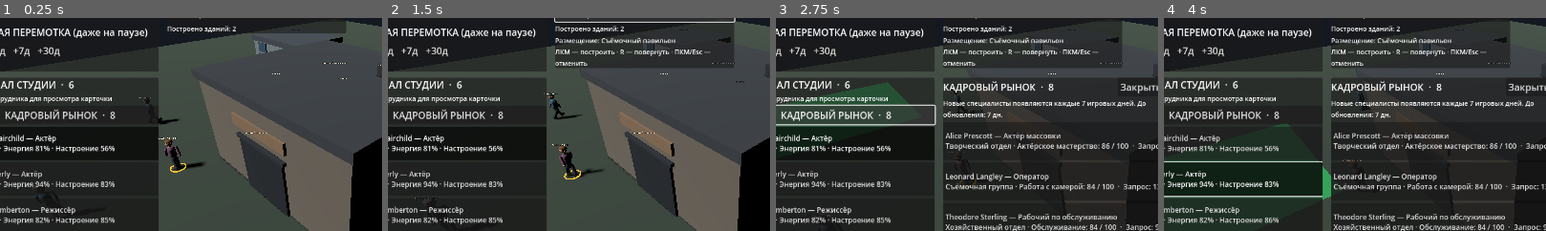
Above: before the commit, frames 1-4 (left to right).
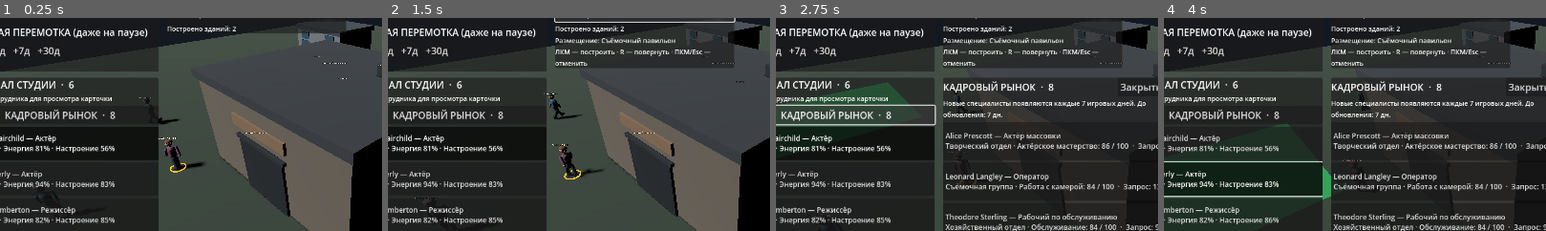
Above: after the commit, the same moments.

Repository: Teft3lb/MovieStudio
Game: Godot game, scene res://scenes/main.tscn
Two runs of this game, one before a commit and one after it. Both use one fixed random seed, a clock stepped at 60 frames per second and the inputs below.
Inputs:
- Up to frame 1 (0.25 s): no input
- Up to frame 2 (1.5 s): click "Построить сценарный отдел" at 0.5 s; click "Построить съёмочный павильон" at 1.25 s
- Up to frame 3 (2.75 s): click "КАДРОВЫЙ РЫНОК · 8" at 2 s
- Up to frame 4 (4 s): click "Beatrice Fairchild — Актёр На…" at 2.75 s; click "Alice Waverly — Актёр На смен…" at 3.5 s
The pictures show only the part of the screen within x 6-56%, y 16-66%; the shares and areas given below are measured in that part.

The runs differ from the first frame. In frame 1, 1.1% of the frame differs, in the area x 66-98%, y 3-27%; in frame 2, 0.7%; in frame 3, 0.7%; in frame 4, 0.7%.

Commit message:
fix: keep starter building clear of employee patrol routes

Diff:
--- a/scripts/presentation/studio/studio_building_manager.gd
+++ b/scripts/presentation/studio/studio_building_manager.gd
@@ -21,7 +21,7 @@
 )
 
 const GRID_SIZE: float = 2.0
-const SCRIPT_DEPARTMENT_START_POSITION: Vector3 = Vector3(-14.0, 0.0, -8.0)
+const SCRIPT_DEPARTMENT_START_POSITION: Vector3 = Vector3(-16.0, 0.0, -16.0)
 const SOUND_STAGE_START_POSITION: Vector3 = Vector3(0.0, 0.0, 0.0)
 const REQUIRED_STAGE_PROFESSIONS: Array[String] = [
 	"director",
